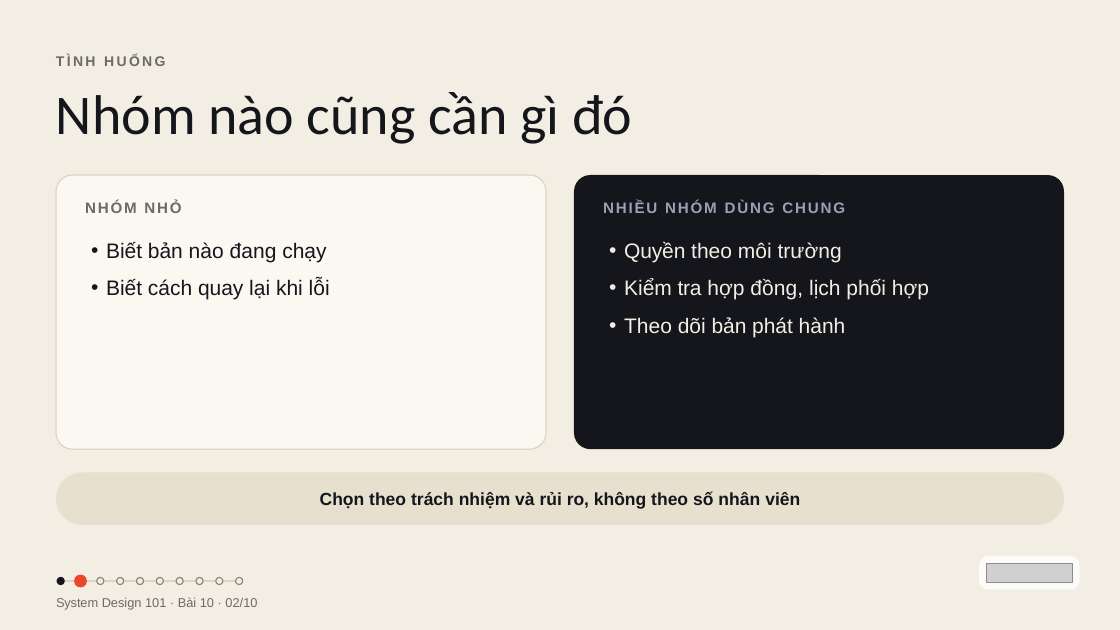
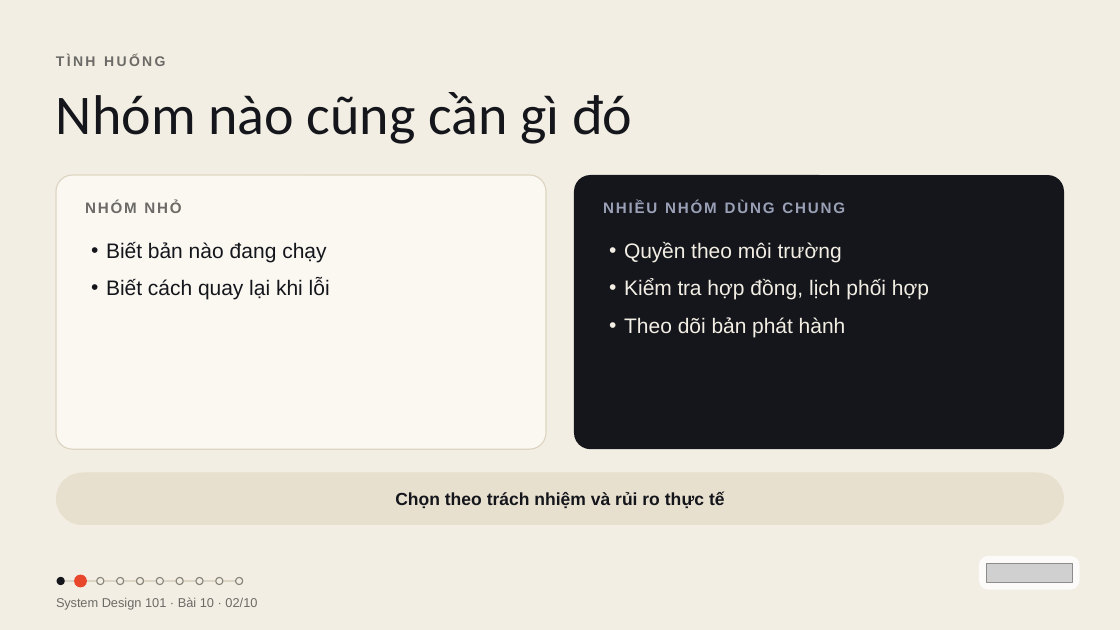
Before and after one commit to vohoailinh90/tool-marketing-studio, a slide deck: slide 2 of system-design-101/vi/lessons/sd-09-010/slides/sd-09-010.pptx. Drawn at 1120x630 pixels with LibreOffice and Linux fonts; fonts in the diff are those of the drawing; grey boxes stand for pictures. Boxes give left, top, right and bottom in pixels: in the first picture for what was removed or moved away, otherwise in the second. Text is boxed around its words. In the diff, an @@ line names an element or a change of style, - is before the commit and + after.

```diff
--- a/system-design-101/vi/lessons/sd-09-010/slides/sd-09-010.pptx
+++ b/system-design-101/vi/lessons/sd-09-010/slides/sd-09-010.pptx
@@ text in rounded rectangle at (395, 492, 725, 508): text changed @@
-Chọn theo trách nhiệm và rủi ro, không theo số nhân viên
+Chọn theo trách nhiệm và rủi ro thực tế
```
Also in this commit, not shown: 6 other slides changed, 1 other file.
